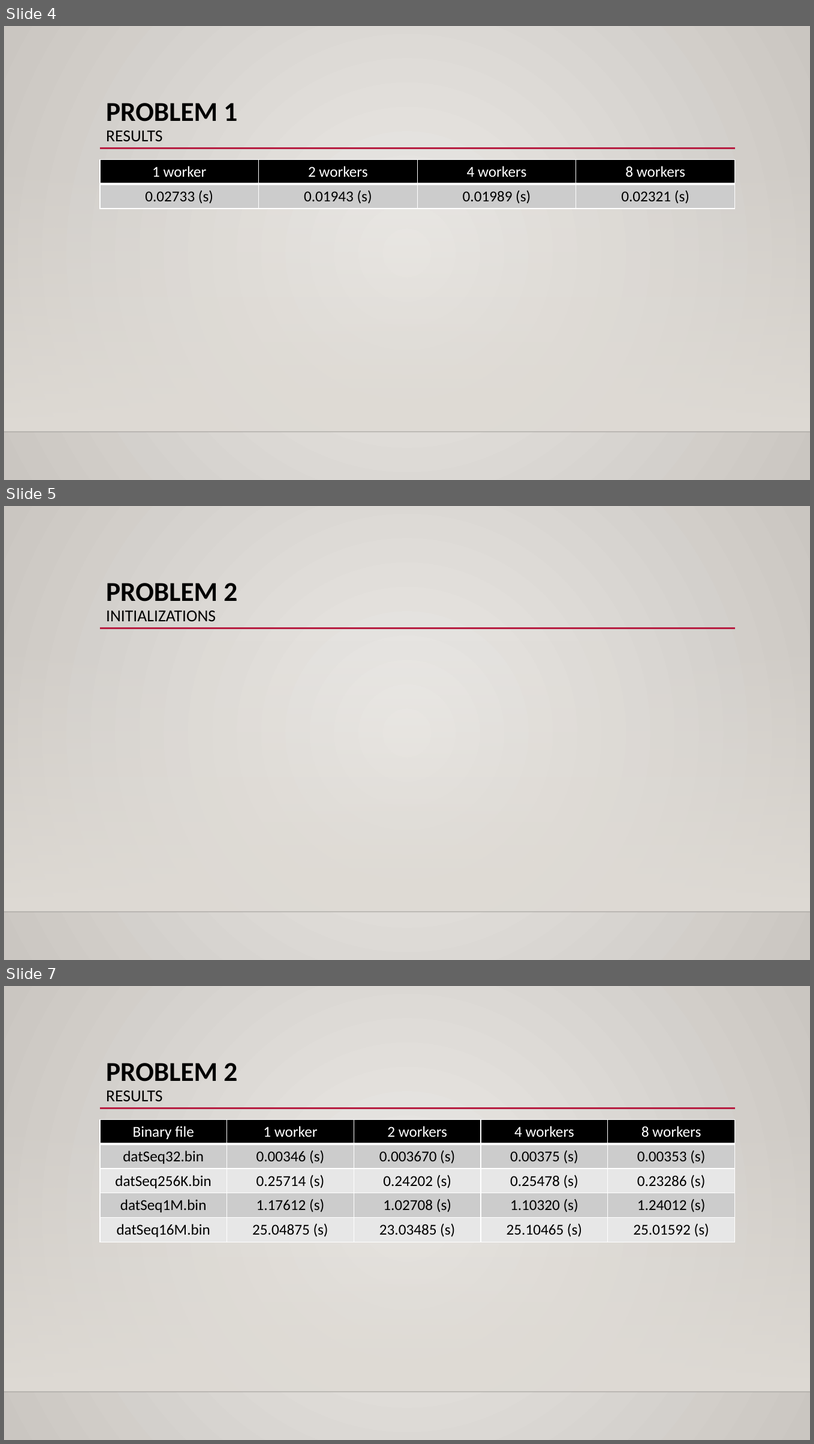
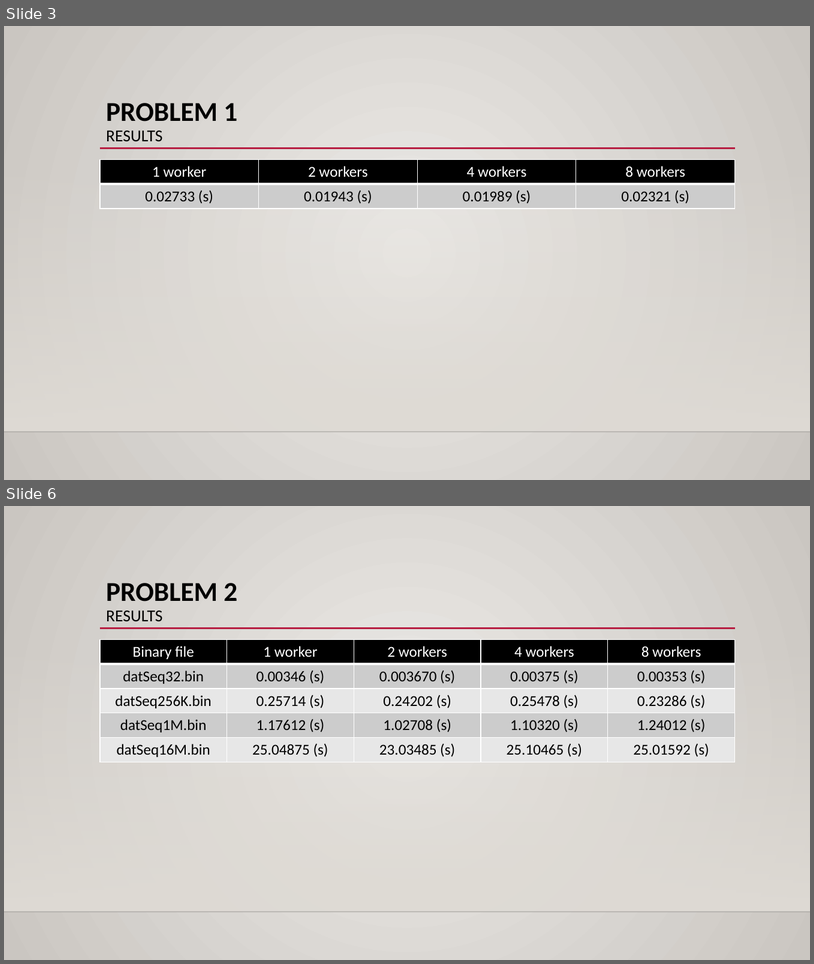
Before and after one commit to xL1fer/CLE_2022_2023, a slide deck: CLE1_T3G5/present.pptx. Shown one above the other, each under a label of ours: slides 4, 5 and 7 before the commit, slides 3 and 6 after it; the slides between them are not shown. The pictures are 814x1444 and 814x964 pixels, drawn with LibreOffice and Linux fonts; fonts in the diff are those of the drawing; background and template pictures are left out. Boxes give left, top, right and bottom in pixels: in the first picture for what was removed or moved away, otherwise in the second. Text is boxed around its words. In the diff, an @@ line names an element or a change of style, - is before the commit and + after.

```diff
--- a/CLE1_T3G5/present.pptx
+++ b/CLE1_T3G5/present.pptx
@@ slide 5 removed at (4,506,810,960), background gradient #ECEAE7 to #CAC7C1; not listed: 3 template elements that a slide beside it also shows @@
@@ title removed at (106,583,237,621) @@
-PROBLEM 2
-INITIALIZATIONS
@@ what was slide 4 is now slide 3 @@
@@ what was slide 7 is now slide 6 @@
```
Also in this commit, not shown: 3 slides changed, 1 slide added.
